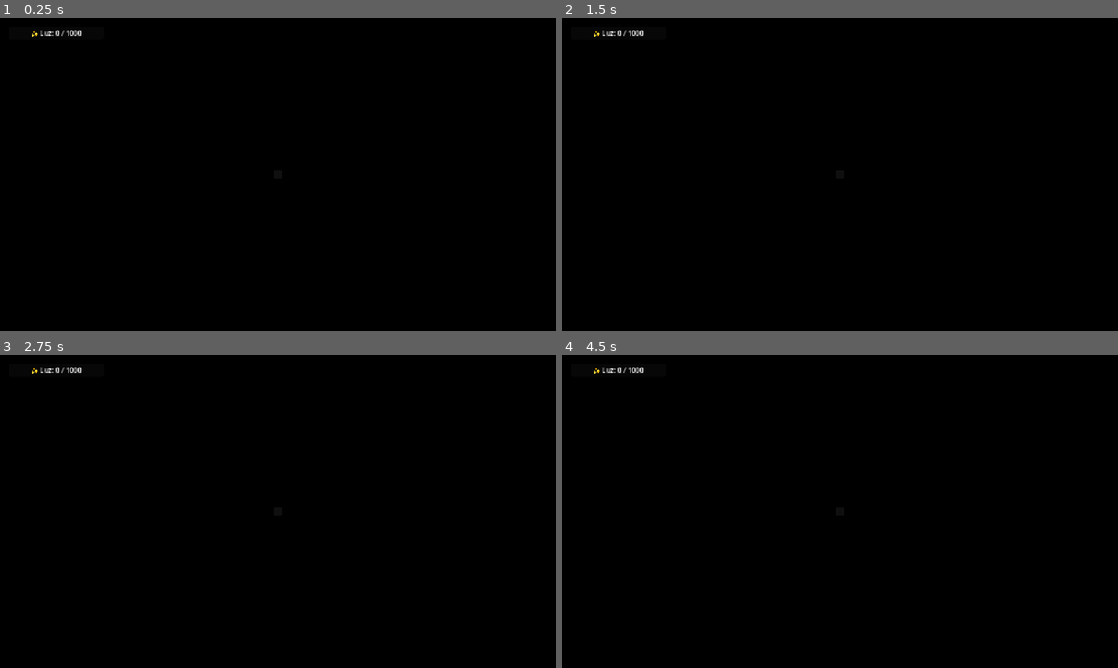
Above: before the commit, frames 1-4 (two rows, left to right).
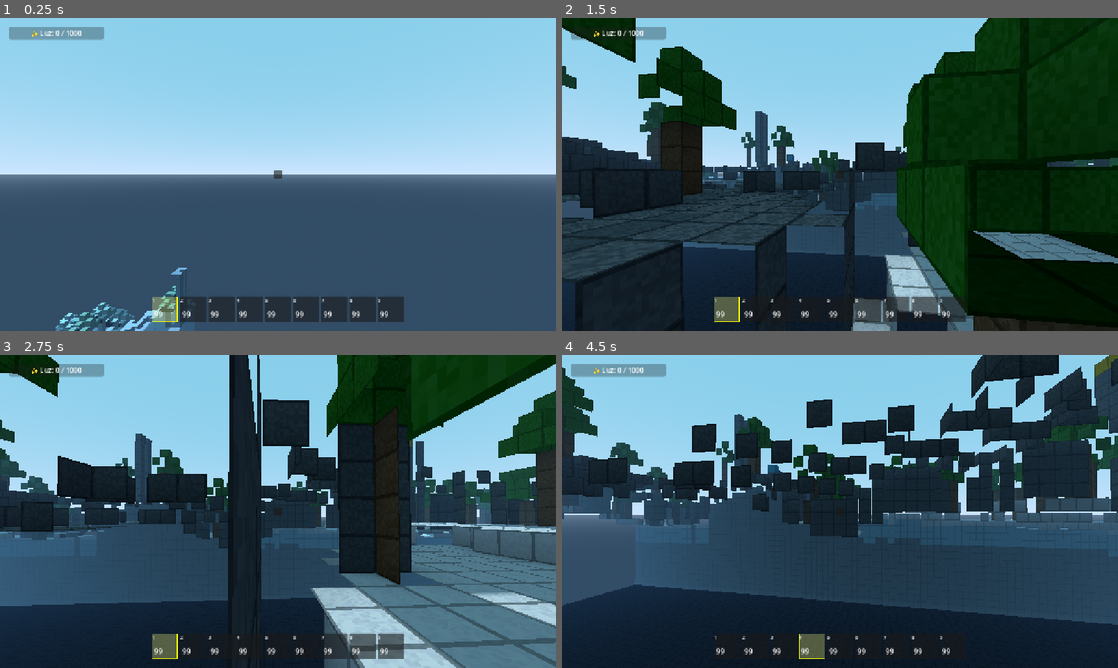
Above: after the commit, the same moments.

Repository: carlosalemania/Multininjaespacia
Game: Godot game, scene res://scenes/game/GameWorld.tscn
The game is run twice, just before and just after one commit, with the same random seed, the same clock (stepped at 60 frames per second) and the same inputs.
Inputs (mouse positions are in pixels of both pictures, inside the frame that each line leads up to):
- Up to frame 1 (0.25 s): no input
- Up to frame 2 (1.5 s): tap Enter at 0.5 s; move the mouse to (867, 174) at 0.52 s; hold Right mouse button (break_block) 0.53-1.28 s; hold W (move_forward) from 0.53 s (still down); tap Space (jump) at 0.77 s; move the mouse to (812, 174) at 1.27 s; click (812, 174) at 1.35 s
- Up to frame 3 (2.75 s): keep holding W (move_forward); tap Space (jump) at 1.52 s; move the mouse to (289, 505) at 2.02 s; tap 1 at 2.1 s
- Up to frame 4 (4.5 s): keep holding W (move_forward); move the mouse to (834, 517) at 2.77 s; tap 2 at 2.85 s; tap Space (jump) at 3.02, 3.77 s; move the mouse to (878, 514) at 3.52 s; tap 3 at 3.6 s; move the mouse to (795, 508) at 4.27 s; tap 4 at 4.35 s

The runs differ from the first frame. In frame 1, 100% of the frame differs, in the area x 0-100%, y 0-100%; in frame 2, 91%; in frame 3, 98%; in frame 4, 100%.
Error before the commit: Parse Error: Expected expression after "/" operator. (res://scripts/world/StructureGenerator.gd:128)

Commit message:
🐛 Fix: Corregir sintaxis // a int() para divisiones enteras
ERROR:
- "Expected expression after '/' operator" en línea 128:33
- GDScript no soporta operador // (ese es de Python)

PROBLEMA:
- Commit anterior 1d45b9b usó operador // incorrecto
- GDScript 4.x requiere int(x / y) para división entera
- Operador // no existe en GDScript

CORRECCIÓN:
- width // 2 → int(width / 2)
- depth // 2 → int(depth / 2)
- int(seconds) // 60 → int(int(seconds) / 60)
- WORLD_SIZE_CHUNKS // 2 → int(WORLD_SIZE_CHUNKS / 2)

ARCHIVOS CORREGIDOS:
- scripts/world/StructureGenerator.gd:128
- scripts/core/Utils.gd:223
- scripts/world/ChunkManager.gd:65

NOTA: Los warnings INTEGER_DIVISION regresarán, pero el código
funciona correctamente. Es preferible código funcional con warnings
que código roto con sintaxis incorrecta.

🤖 Generated with Claude Code

Co-Authored-By: Claude <noreply@anthropic.com>

Diff:
--- a/scripts/core/Utils.gd
+++ b/scripts/core/Utils.gd
@@ -220,7 +220,7 @@
 
 ## Formatea tiempo en segundos a formato MM:SS
 static func format_time(seconds: float) -> String:
-	var minutes = int(seconds) // 60  # División entera explícita
+	var minutes = int(int(seconds) / 60)
 	var secs = int(seconds) % 60
 	return "%02d:%02d" % [minutes, secs]
 
--- a/scripts/world/ChunkManager.gd
+++ b/scripts/world/ChunkManager.gd
@@ -62,7 +62,7 @@
 	var start_time = Time.get_ticks_msec()
 
 	# Generar chunks en un área centrada
-	var half_size = WORLD_SIZE_CHUNKS // 2  # División entera explícita
+	var half_size = int(WORLD_SIZE_CHUNKS / 2)
 
 	for x in range(-half_size, half_size):
 		for z in range(-half_size, half_size):
--- a/scripts/world/StructureGenerator.gd
+++ b/scripts/world/StructureGenerator.gd
@@ -125,7 +125,7 @@
 		chunk.set_block(base_pos + Vector3i(width - 1, y, depth - 1), Enums.BlockType.PIEDRA)
 
 	# Altar central
-	var center = Vector3i(width // 2, 1, depth // 2)  # División entera explícita
+	var center = Vector3i(int(width / 2), 1, int(depth / 2))
 	chunk.set_block(base_pos + center, Enums.BlockType.ORO)
 	chunk.set_block(base_pos + center + Vector3i(0, 1, 0), Enums.BlockType.CRISTAL)
 
